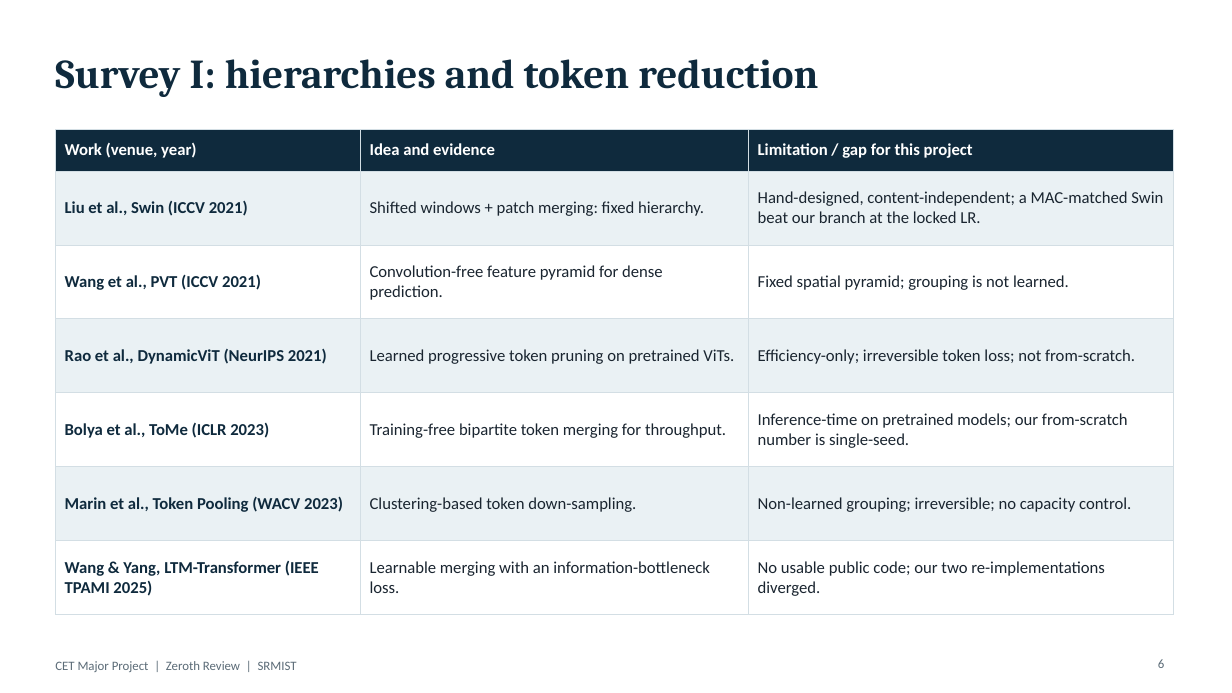
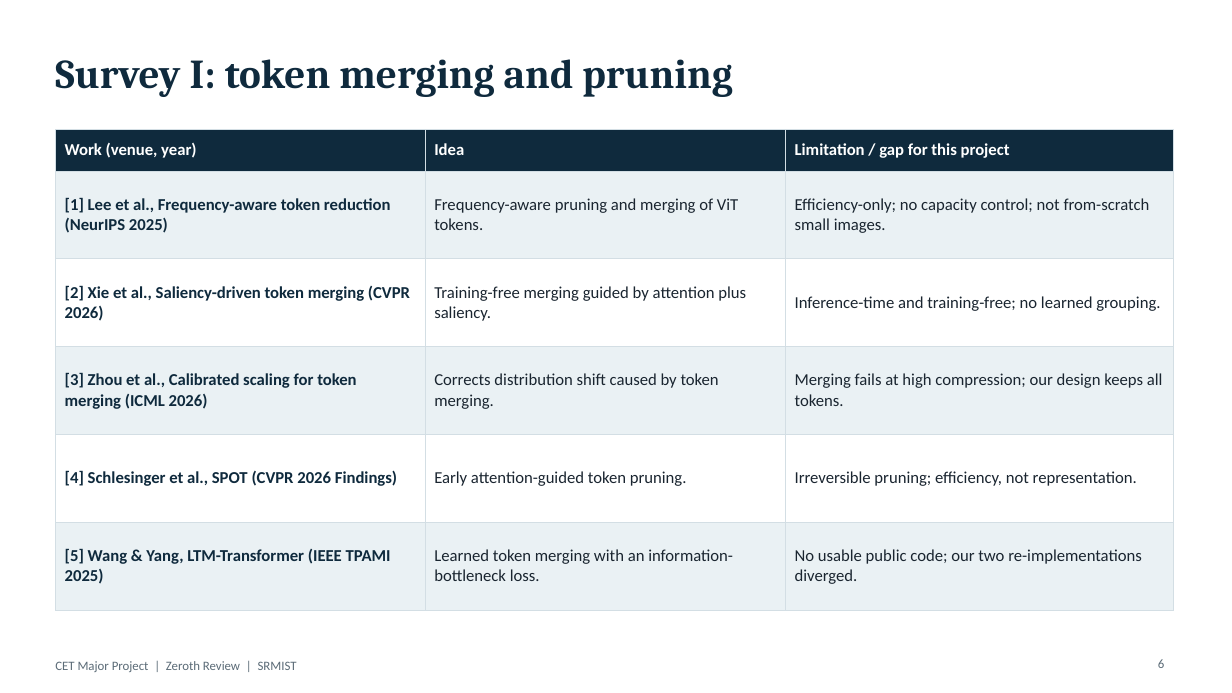
Before and after one commit to DhruvJyotiDas/RESEARCH, a slide deck: slide 6 of zeroth_review/CET_Major_Project_Zeroth_Review.pptx. Drawn at 1232x693 pixels with LibreOffice and Linux fonts; fonts in the diff are those of the drawing. Boxes give left, top, right and bottom in pixels: in the first picture for what was removed or moved away, otherwise in the second. Text is boxed around its words. In the diff, an @@ line names an element or a change of style, - is before the commit and + after.

```diff
--- a/zeroth_review/CET_Major_Project_Zeroth_Review.pptx
+++ b/zeroth_review/CET_Major_Project_Zeroth_Review.pptx
@@ title at (x1=55, y1=59, x2=732, y2=97): text changed @@
-Survey I: hierarchies and token reduction
+Survey I: token merging and pruning
@@ table at (x1=55, y1=129, x2=1174, y2=588) @@
-row 1: Work (venue, year) | Idea and evidence | Limitation / gap for this project
-row 2: Liu et al., Swin (ICCV 2021) | Shifted windows + patch merging: fixed hierarchy. | Hand-designed, content-independent; a MAC-matched Swin beat our branch at the locked LR.
-row 3: Wang et al., PVT (ICCV 2021) | Convolution-free feature pyramid for dense prediction. | Fixed spatial pyramid; grouping is not learned.
-row 4: Rao et al., DynamicViT (NeurIPS 2021) | Learned progressive token pruning on pretrained ViTs. | Efficiency-only; irreversible token loss; not from-scratch.
-row 5: Bolya et al., ToMe (ICLR 2023) | Training-free bipartite token merging for throughput. | Inference-time on pretrained models; our from-scratch number is single-seed.
-row 6: Marin et al., Token Pooling (WACV 2023) | Clustering-based token down-sampling. | Non-learned grouping; irreversible; no capacity control.
-row 7: Wang & Yang, LTM-Transformer (IEEE TPAMI 2025) | Learnable merging with an information-bottleneck loss. | No usable public code; our two re-implementations diverged.
+row 1: Work (venue, year) | Idea | Limitation / gap for this project
+row 2: [1] Lee et al., Frequency-aware token reduction (NeurIPS 2025) | Frequency-aware pruning and merging of ViT tokens. | Efficiency-only; no capacity control; not from-scratch small images.
+row 3: [2] Xie et al., Saliency-driven token merging (CVPR 2026) | Training-free merging guided by attention plus saliency. | Inference-time and training-free; no learned grouping.
+row 4: [3] Zhou et al., Calibrated scaling for token merging (ICML 2026) | Corrects distribution shift caused by token merging. | Merging fails at high compression; our design keeps all tokens.
+row 5: [4] Schlesinger et al., SPOT (CVPR 2026 Findings) | Early attention-guided token pruning. | Irreversible pruning; efficiency, not representation.
+row 6: [5] Wang & Yang, LTM-Transformer (IEEE TPAMI 2025) | Learned token merging with an information-bottleneck loss. | No usable public code; our two re-implementations diverged.
```
Also in this commit, not shown: 4 other slides changed, 2 slides added, 1 slide removed, 2 other files.
